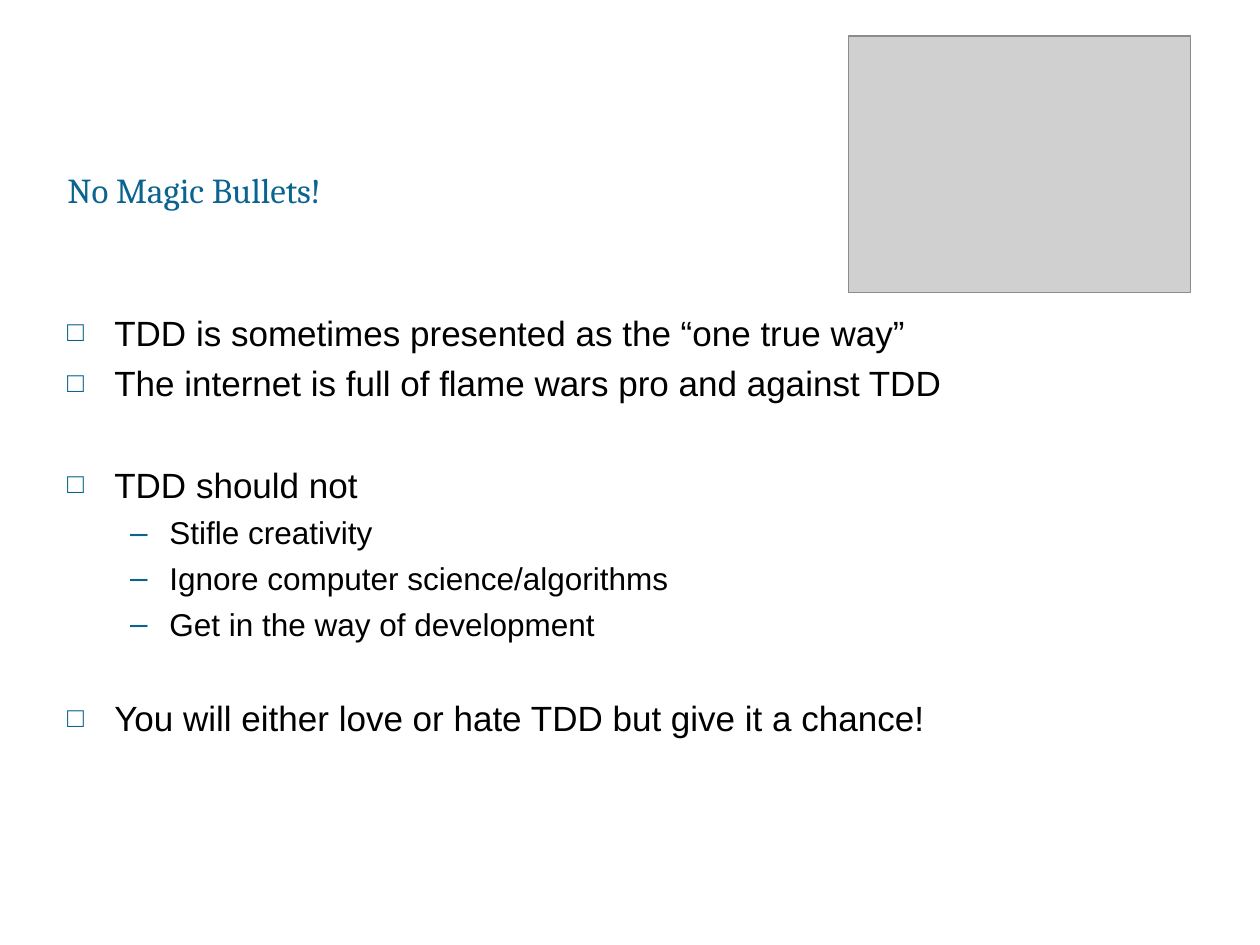
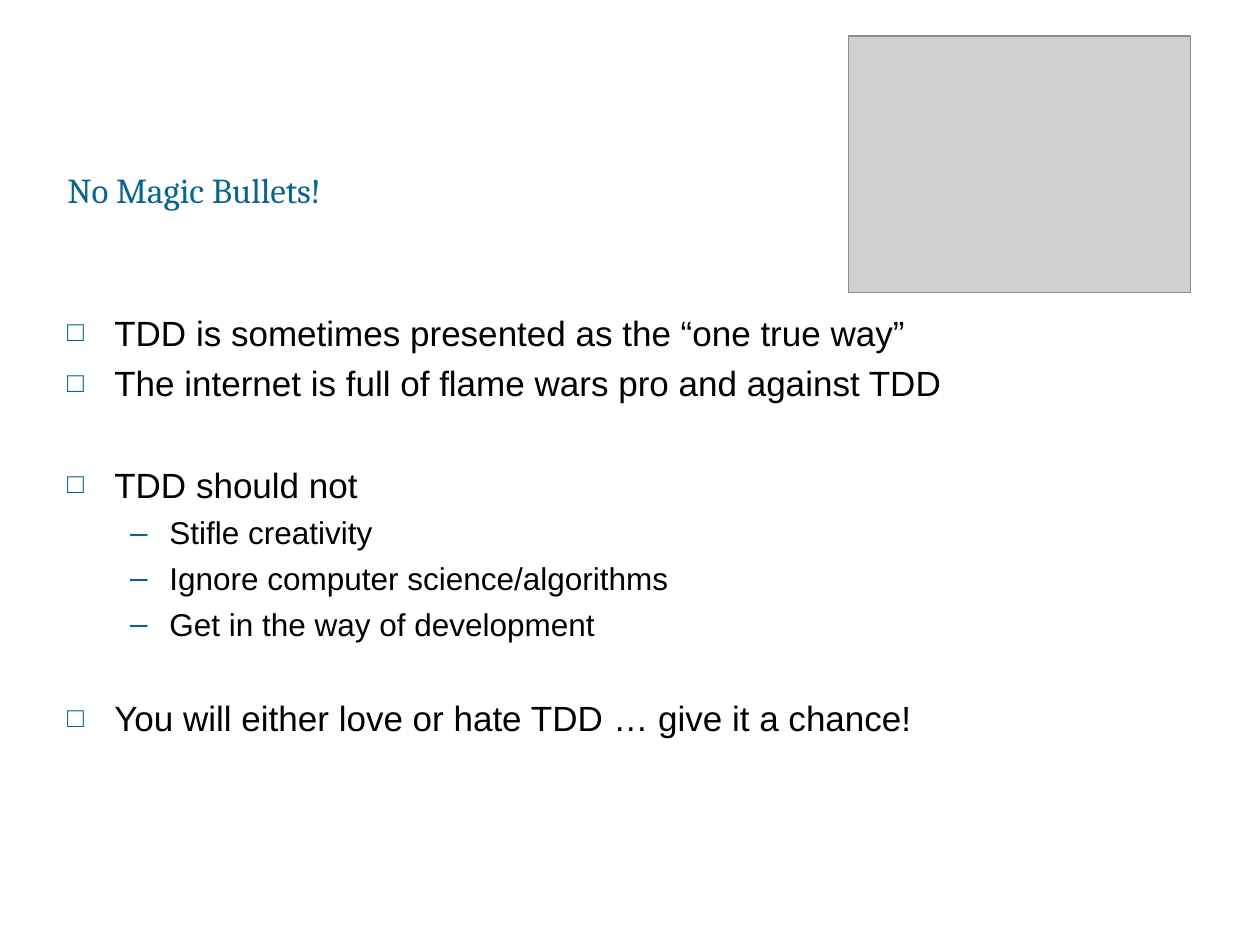
Before and after one commit to mouroboros/python_exercises, a slide deck: slide 9 of TDD.ppt (slide 7 before the commit). Drawn at 1260x945 pixels with LibreOffice and Linux fonts; fonts in the diff are those of the drawing; grey boxes stand for pictures; background and template pictures are left out. Boxes give left, top, right and bottom in pixels: in the first picture for what was removed or moved away, otherwise in the second. Text is boxed around its words. In the diff, an @@ line names an element or a change of style, - is before the commit and + after.

```diff
--- a/TDD.ppt
+++ b/TDD.ppt
@@ text at bbox=[114, 705, 911, 738]: text changed @@
-□ You will either love or hate TDD but give it a chance!
+□ You will either love or hate TDD … give it a chance!
```
Also in this commit, not shown: 4 other slides changed, 4 slides added, 4 other files.
